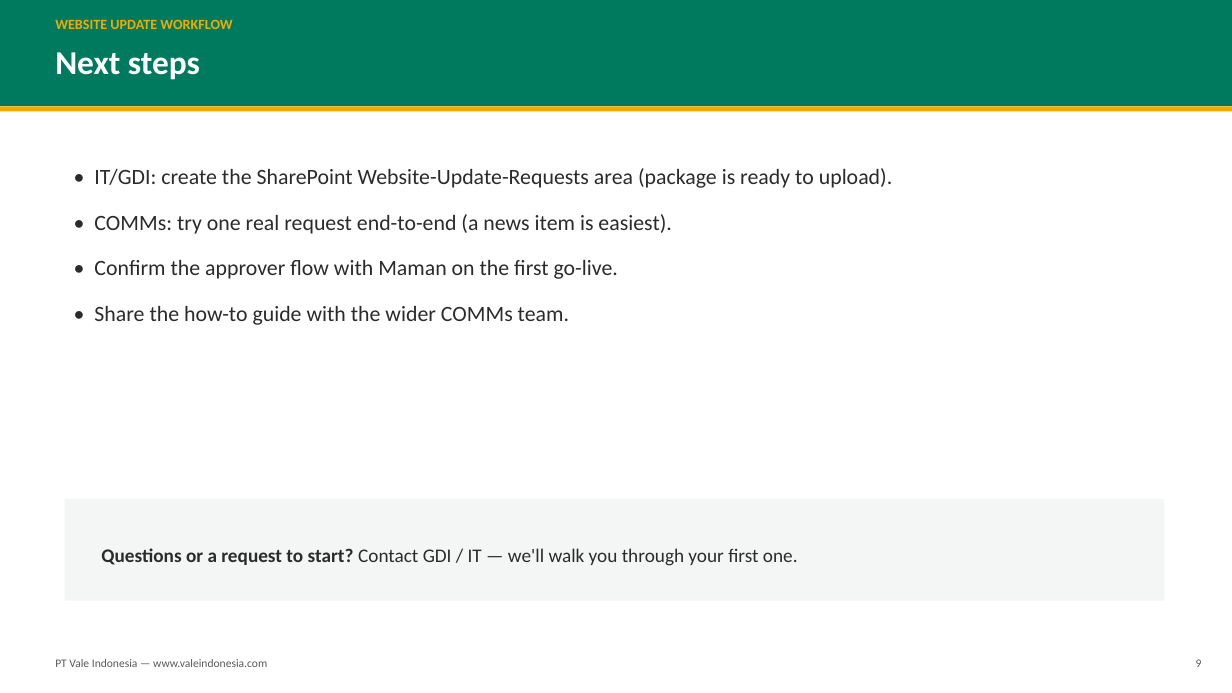
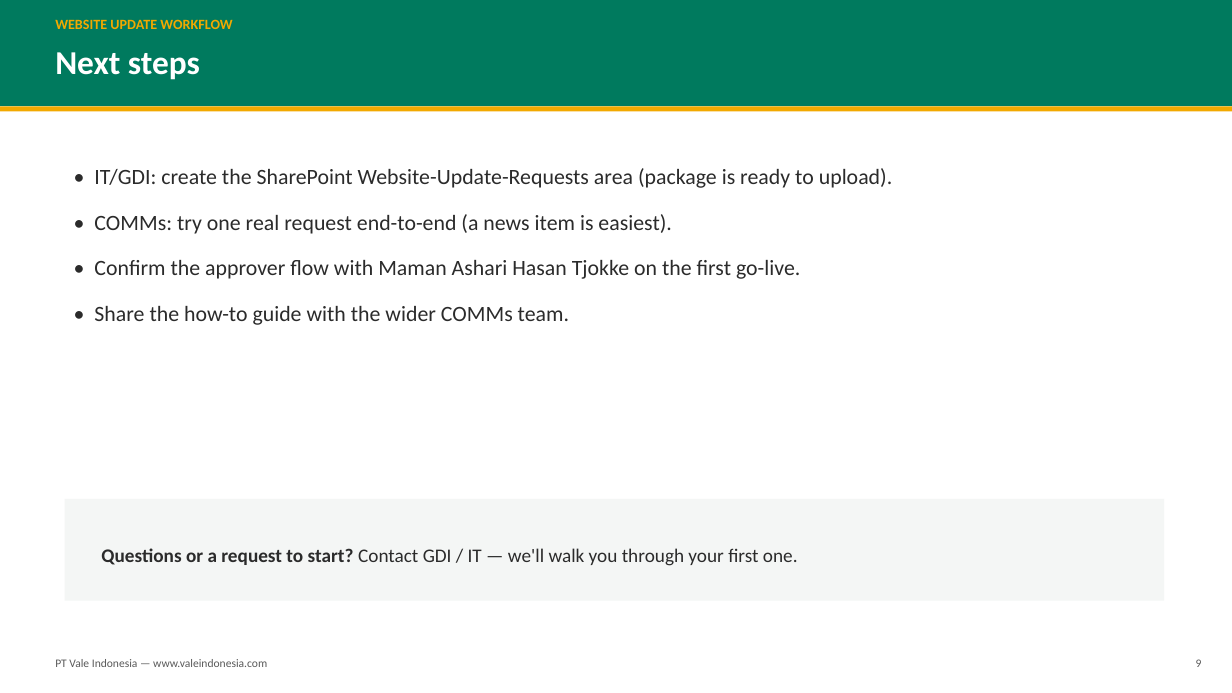
Before and after one commit to feiry/vale-website-static, a slide deck: slide 9 of docs/COMMs-Website-Update-Workflow.pptx. Drawn at 1232x693 pixels with LibreOffice and Linux fonts; fonts in the diff are those of the drawing. Boxes give left, top, right and bottom in pixels: in the first picture for what was removed or moved away, otherwise in the second. Text is boxed around its words. In the diff, an @@ line names an element or a change of style, - is before the commit and + after.

```diff
--- a/docs/COMMs-Website-Update-Workflow.pptx
+++ b/docs/COMMs-Website-Update-Workflow.pptx
@@ text at (94,260,800,279): text changed @@
-• Confirm the approver flow with Maman on the first go-live.
+• Confirm the approver flow with Maman Ashari Hasan Tjokke on the first go-live.
```
Also in this commit, not shown: 1 other slide changed, 1 other file.
